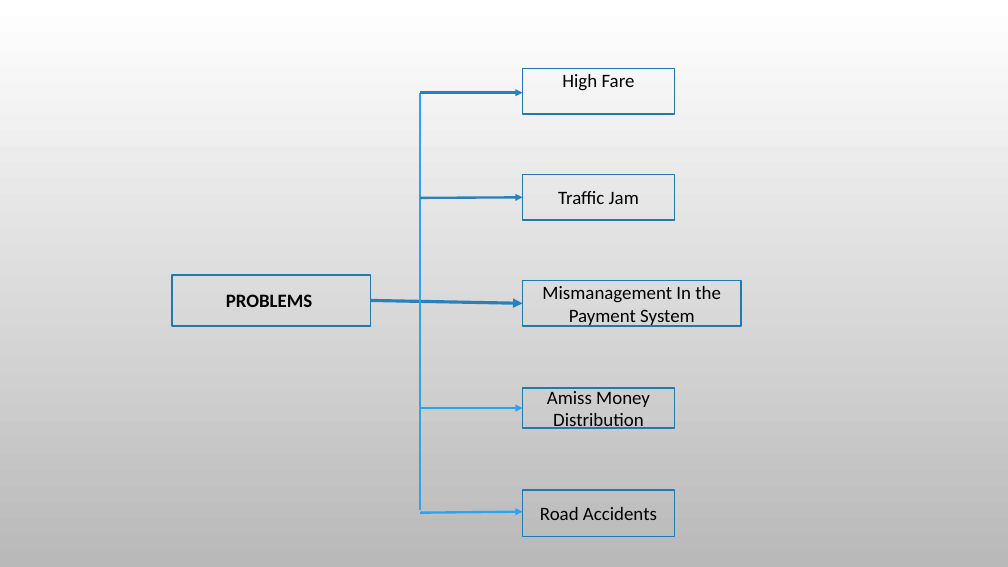
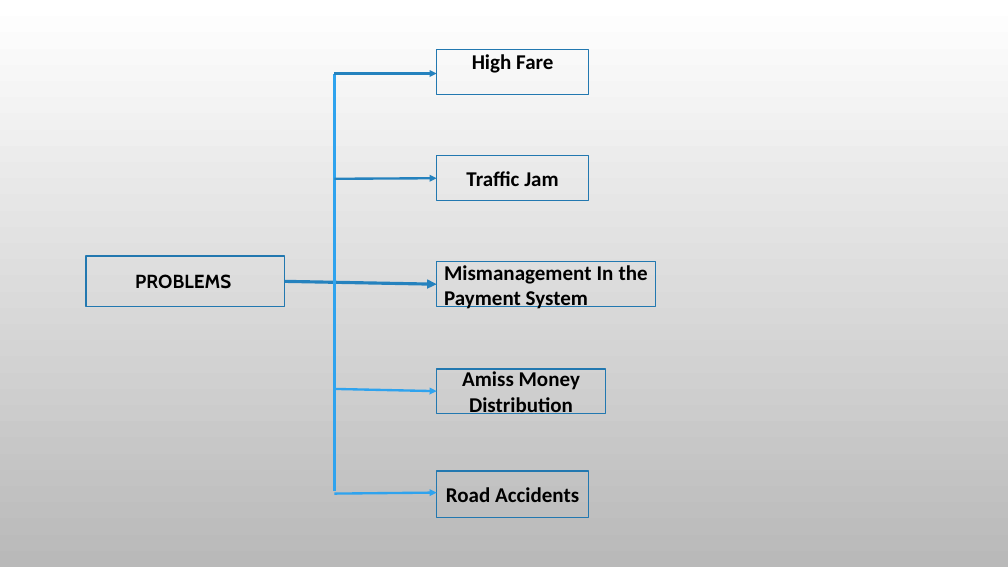
Before and after one commit to jubair172359/hacknsuseason4_TeamOyomoy, a slide deck: slide 3 of TeamOyomoy.pptx. Drawn at 1008x567 pixels with LibreOffice and Linux fonts; fonts in the diff are those of the drawing; background and template pictures are left out. Boxes give left, top, right and bottom in pixels: in the first picture for what was removed or moved away, otherwise in the second. Text is boxed around its words. In the diff, an @@ line names an element or a change of style, - is before the commit and + after.

```diff
--- a/TeamOyomoy.pptx
+++ b/TeamOyomoy.pptx
@@ rectangle "PROBLEMS" at [86, 256, 285, 306]: font Calibri to Cabin @@
@@ rectangle "Mismanagement In the Payment System" at [437, 262, 656, 307]: size 18 to 20 pt, bold on; alignment centre to justified @@
@@ 5 rectangles, 5 arrows, 1 line: place and size @@
-5 rectangles, 5 arrows, 1 line at [172, 69, 741, 536]
+5 rectangles, 5 arrows, 1 line at [86, 50, 656, 517]
@@ size 18 to 20 pt, bold on in 4 elements at [437, 156, 589, 201], [437, 471, 589, 517], [437, 50, 589, 95], [437, 369, 606, 414] @@
@@ rectangle "Amiss Money Distribution": place and size @@
-rectangle "Amiss Money Distribution" at [523, 388, 675, 428]
+rectangle "Amiss Money Distribution" at [437, 369, 606, 414]
```
Also in this commit, not shown: 12 other slides changed.
